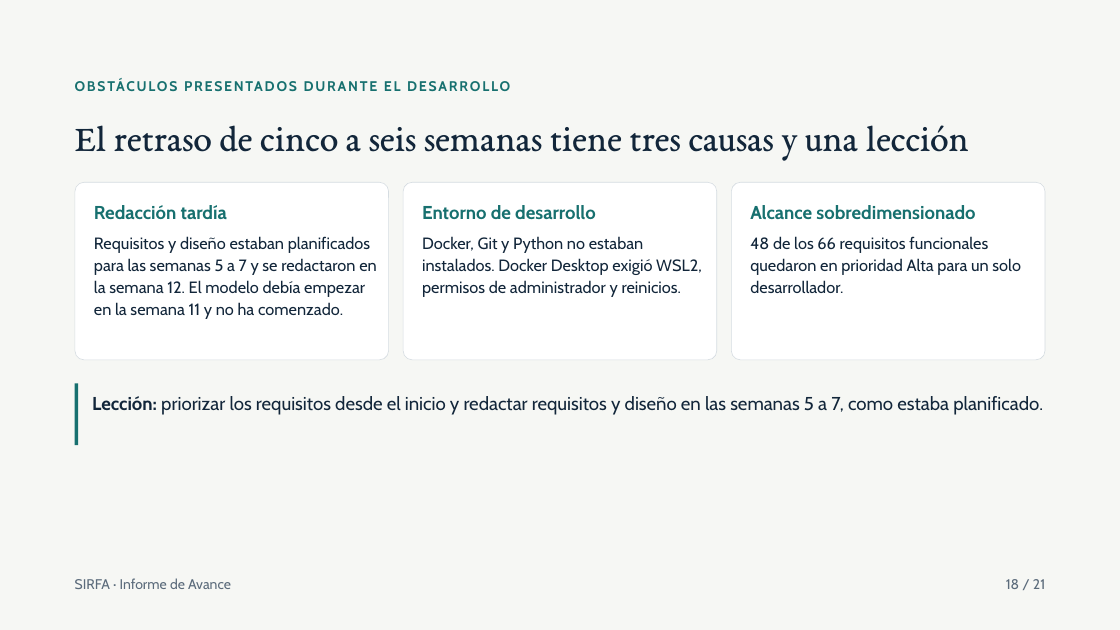
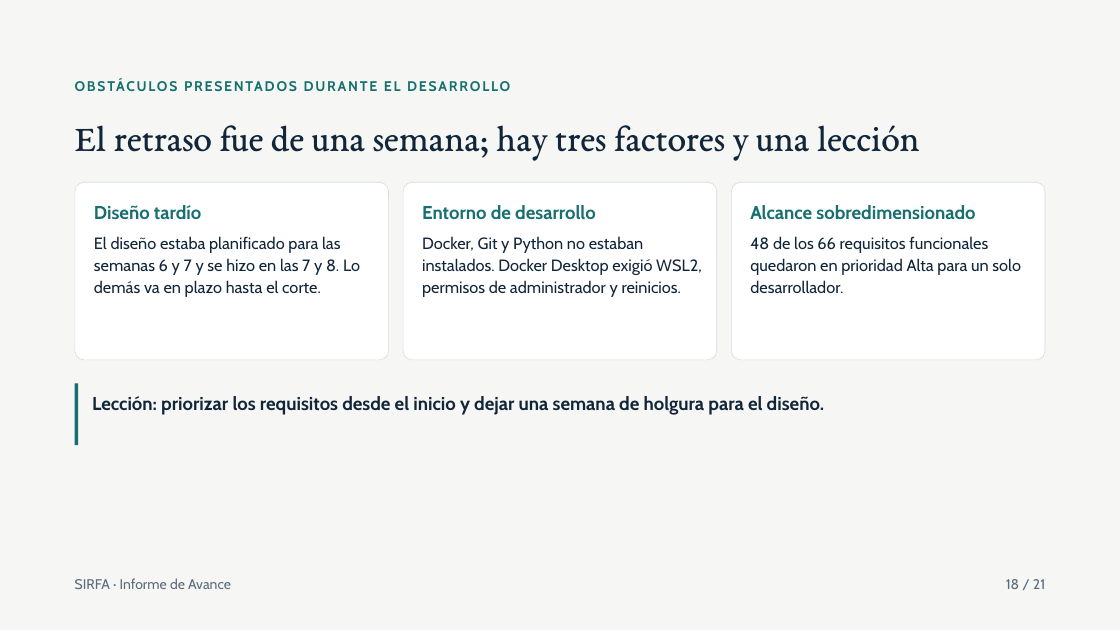
Before and after one commit to johao21/Capstone, a slide deck: slide 18 of Fase 2/Presentacion_SIRFA_Fase2.pptx. Drawn at 1120x630 pixels with LibreOffice and Linux fonts; fonts in the diff are those of the drawing. Boxes give left, top, right and bottom in pixels: in the first picture for what was removed or moved away, otherwise in the second. Text is boxed around its words. In the diff, an @@ line names an element or a change of style, - is before the commit and + after.

```diff
--- a/Fase 2/Presentacion_SIRFA_Fase2.pptx
+++ b/Fase 2/Presentacion_SIRFA_Fase2.pptx
@@ title at (75,125,920,160): text changed @@
-El retraso de cinco a seis semanas tiene tres causas y una lección
+El retraso fue de una semana; hay tres factores y una lección
@@ text at (94,205,201,220): text changed @@
-Redacción tardía
+Diseño tardío
@@ text at (94,236,360,297): text changed @@
-Requisitos y diseño estaban planificados para las semanas 5 a 7 y se redactaron en la semana 12. El modelo debía empezar en la semana 11 y no ha comenzado.
+El diseño estaba planificado para las semanas 6 y 7 y se hizo en las 7 y 8. Lo demás va en plazo hasta el corte.
@@ text at (92,396,825,415): text changed; bold on @@
-Lección: priorizar los requisitos desde el inicio y redactar requisitos y diseño en las semanas 5 a 7, como estaba planificado.
+Lección: priorizar los requisitos desde el inicio y dejar una semana de holgura para el diseño.
```
Also in this commit, not shown: 1 other slide changed, 15 other files.
